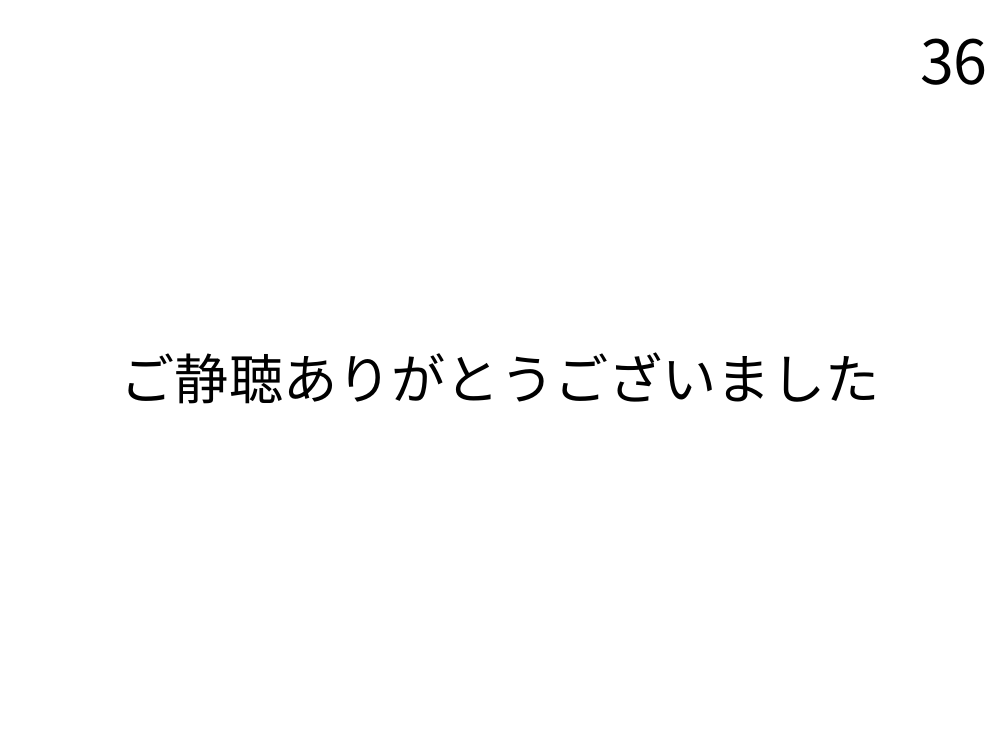
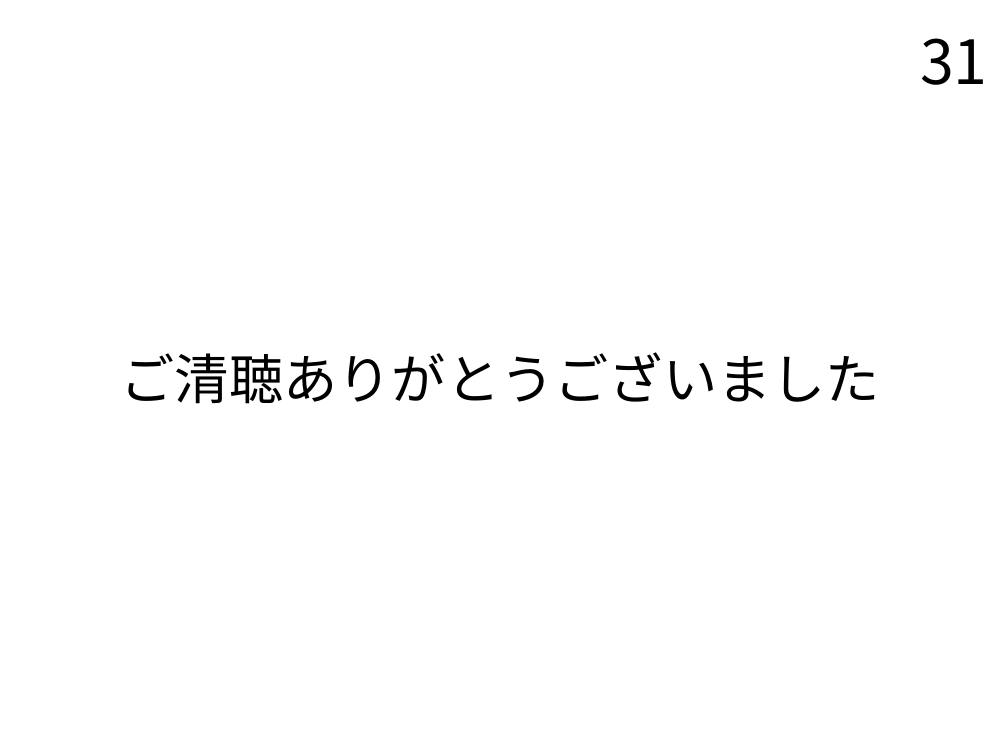
Before and after one commit to TairaTomotaka/kadai, a slide deck: slide 31 of prsn/20230124_prsn_taira.pptx (slide 36 before the commit). Drawn at 1008x756 pixels with LibreOffice and Linux fonts; fonts in the diff are those of the drawing. Boxes give left, top, right and bottom in pixels: in the first picture for what was removed or moved away, otherwise in the second. Text is boxed around its words. In the diff, an @@ line names an element or a change of style, - is before the commit and + after.

```diff
--- a/prsn/20230124_prsn_taira.pptx
+++ b/prsn/20230124_prsn_taira.pptx
@@ page number at [920,38,988,85]: text changed @@
-36
+31
@@ text at [121,352,880,404]: text changed @@
-ご静聴ありがとうございました
+ご清聴ありがとうございました
```
Also in this commit, not shown: 4 other slides changed, 1 slide removed, 6 other files.
